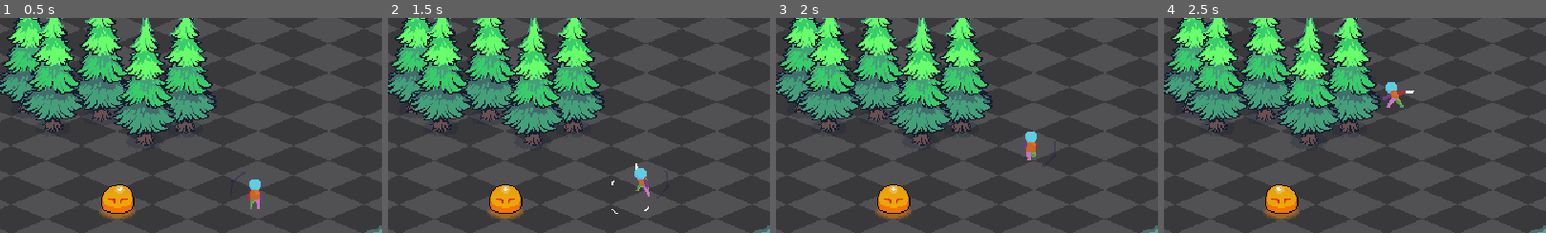
Above: before the commit, frames 1-4 (left to right).
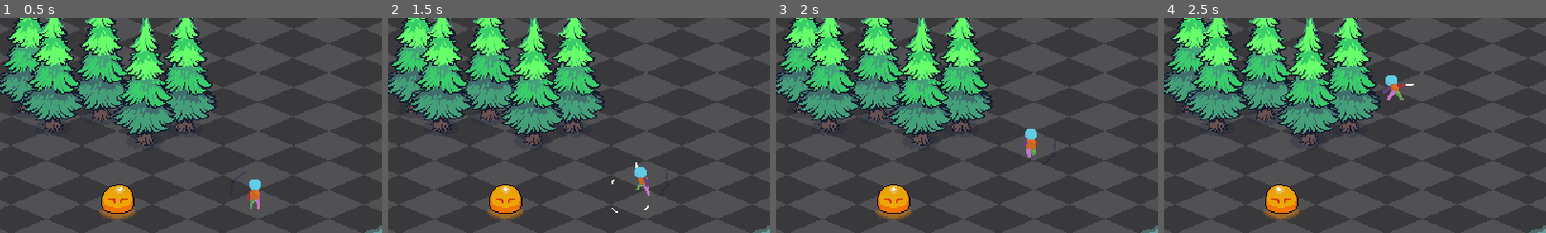
Above: after the commit, the same moments.

Repository: Hummerman1497/project-survival-craft
Game: Godot game, scene res://playground.tscn
Same seed, same stepped clock (60 frames per second), same inputs: the game is played once before the commit and once after it.
Inputs (mouse positions are % of the whole screen's width and height, from its top left):
- Up to frame 1 (0.5 s): no input
- Up to frame 2 (1.5 s): tap Enter at 0.5 s; move the mouse to (45, 70) at 0.52 s; press the mouse at (45, 70) at 0.53 s; hold W (up) from 0.53 s (still down); move the mouse to (80, 65) at 1.27 s; release the mouse at (80, 65) at 1.28 s; click (80, 65) at 1.35 s
- Up to frame 3 (2 s): keep holding W (up)
- Up to frame 4 (2.5 s): move the mouse to (20, 35) at 2.02 s; release W (up) at 2.03 s; hold A (left) from 2.03 s (still down); hold Space (dodge) from 2.03 s (still down); click (20, 35) at 2.3 s
The pictures show only the part of the screen within x 22-72%, y 14-64%; the shares and areas given below are measured in that part.

Frame 1 is identical in both runs. In frame 2, 0.1% of the frame differs, in the area x 58-69%, y 67-92%; in frame 3, 0.2%; in frame 4, 0.6%, in the area x 57-66%, y 26-42%.

Commit message:
added Audio
Swing sound rand,
hitBox returns sound,

Diff:
--- a/Enteties/HitBox/hit_box.gd
+++ b/Enteties/HitBox/hit_box.gd
@@ -2,6 +2,7 @@
 
 signal Damaged( damage: int )
 
+@export var hit_sounds: Array[AudioStream] = []
 
 func TakeDamage( damage: int ) -> void:
 	print("[HitBox ", get_parent().name, "] TakeDamage: ", damage )
--- a/Enteties/HurtBox/hurt_box.gd
+++ b/Enteties/HurtBox/hurt_box.gd
@@ -1,5 +1,6 @@
 class_name HurtBox extends Area2D
 
+signal hurtbox_hit(hitbox: HitBox)
 @export var damage : int = 1
 
 func _ready():
@@ -8,3 +9,4 @@
 func AreaEntered(area:Area2D) -> void:
 	if area is HitBox:
 		area.TakeDamage(damage)
+		hurtbox_hit.emit(area)
--- a/Player/Scripts/player.gd
+++ b/Player/Scripts/player.gd
@@ -32,7 +32,7 @@
 		elif input_dir.x == 0 and input_dir.y != 0:
 			# Neu: Bei reinem Nord/Süd-Lauf die Direction nach dem Normalisieren verkleinern
 			direction = input_dir.normalized()
-			direction.y *= 0.7
+			direction.y *= 0.75
 
 		else:
 			# Bei reinem Ost/West-Lauf ganz normal normalisieren
--- a/Player/Scripts/state_attack.gd
+++ b/Player/Scripts/state_attack.gd
@@ -1,8 +1,9 @@
 class_name State_Attack extends State
 
+@export var attack_walk_speed : float = 20.0
+@export var attack_sounds: Array[AudioStream] = []
+@export var hit_sound: Array[AudioStream] = []
 var attacking : bool = false
-
-@export var attack_walk_speed : float = 20.0
 
 @onready var idle: State = $"../Idle"
 @onready var walk: State = $"../Walk"
@@ -10,12 +11,17 @@
 @onready var anim_sprite: AnimatedSprite2D = $"../../AnimatedSprite2D"
 @onready var hurt_box: HurtBox = $"../../Interactions/HurtBox"
 @onready var attack: State = $"."
+@onready var audio_whosh: AudioStreamPlayer2D = $"../../Audio/Swing_Whosh"
+@onready var audio_hit: AudioStreamPlayer2D = $"../../Audio/Audio_Hit"
 
 
 
 ## What happens when the Player enters this State?
 func Enter() -> void:
+	if not hurt_box.hurtbox_hit.is_connected(_on_hurt_box_hit):
+		hurt_box.hurtbox_hit.connect(_on_hurt_box_hit)
 	anim_sprite.animation_finished.connect(EndAttack)
+
 	StartAttack()
 
 
@@ -26,13 +32,15 @@
 	hurt_box.monitoring = false
 	if anim_sprite.animation_finished.is_connected(EndAttack):
 		anim_sprite.animation_finished.disconnect(EndAttack)
-
+	if hurt_box.hurtbox_hit.is_connected(_on_hurt_box_hit):
+		hurt_box.hurtbox_hit.disconnect(_on_hurt_box_hit)
 
 ## Startet (oder wiederholt) den eigentlichen Angriff
 func StartAttack() -> void:
 	player.getSnappedDirectionToMouse()
 	player.GetAngleToMouse()
-
+	audio_whosh.stream = GetRanSound()
+	audio_whosh.play()
 	# Sicherheitsnetz: falls der Sprite direkt (statt nur via AnimationPlayer)
 	# beteiligt ist, hier ebenfalls hart auf Frame 0 zurücksetzen.
 	anim_sprite.stop()
@@ -79,3 +87,14 @@
 	# Maustaste immer noch gehalten? -> direkt nächsten Angriff starten (Loop)
 	if Input.is_action_pressed("attack"):
 		StartAttack()
+
+func GetRanSound() -> AudioStream:
+	if attack_sounds.is_empty():
+		return null
+	return attack_sounds.pick_random()
+
+
+func _on_hurt_box_hit(hitbox: HitBox) -> void:
+	if hitbox and not hitbox.hit_sounds.is_empty():
+		audio_hit.stream = hitbox.hit_sounds.pick_random()
+		audio_hit.play()
--- a/Player/player.tscn
+++ b/Player/player.tscn
@@ -11,8 +11,11 @@
 [ext_resource type="Script" uid="uid://ci5hrjrqmdej6" path="res://Player/Scripts/state_run.gd" id="8_od3ui"]
 [ext_resource type="Script" uid="uid://d0apl5dyeqcjm" path="res://Player/Scripts/state_attack.gd" id="10_x3vf3"]
 [ext_resource type="Script" uid="uid://boe1c0f44a641" path="res://Player/Scripts/state_dodge.gd" id="11_apopc"]
+[ext_resource type="AudioStream" uid="uid://t23qmpvmklm0" path="res://Assets/Audio/Sword/Whoosh or Swing 1.ogg" id="11_b1ygp"]
 [ext_resource type="PackedScene" uid="uid://bewmjsgaoista" path="res://Enteties/HurtBox/hurt_box.tscn" id="12_5htga"]
+[ext_resource type="AudioStream" uid="uid://bt0bwdf22tebt" path="res://Assets/Audio/Sword/Whoosh or Swing 2.ogg" id="12_o28un"]
 [ext_resource type="Script" uid="uid://1ei1lrffb61o" path="res://Player/Scripts/player_interactions_host.gd" id="12_p5o4e"]
+[ext_resource type="AudioStream" uid="uid://dpj6bfymka2ix" path="res://Assets/Audio/Sword/Whoosh or Swing 3.ogg" id="13_n471f"]
 [ext_resource type="Script" uid="uid://d1e2dfvpe6iyb" path="res://Player/ui_looking_at_mouse.gd" id="14_dkpta"]
 [ext_resource type="Texture2D" uid="uid://d2ar11suam2tu" path="res://Assets/Direction Arrow.png" id="15_dkpta"]
 
@@ -3378,6 +3381,7 @@
 
 [node name="Attack" type="Node" parent="StateMachine" unique_id=280353273]
 script = ExtResource("10_x3vf3")
+attack_sounds = Array[AudioStream]([ExtResource("11_b1ygp"), ExtResource("12_o28un"), ExtResource("13_n471f")])
 
 [node name="Dodge" type="Node" parent="StateMachine" unique_id=190191654]
 script = ExtResource("11_apopc")
@@ -3404,3 +3408,11 @@
 rotation = 3.1415927
 scale = Vector2(0.6, 0.6)
 texture = ExtResource("15_dkpta")
+
+[node name="Audio" type="Node2D" parent="." unique_id=392947477]
+
+[node name="Swing_Whosh" type="AudioStreamPlayer2D" parent="Audio" unique_id=303813675]
+max_polyphony = 4
+
+[node name="Audio_Hit" type="AudioStreamPlayer2D" parent="Audio" unique_id=712307544]
+max_polyphony = 4
--- a/Props/rock.tscn
+++ b/Props/rock.tscn
@@ -3,6 +3,10 @@
 [ext_resource type="Script" uid="uid://didb5ovostrcy" path="res://Props/rock.gd" id="1_7f1l5"]
 [ext_resource type="Texture2D" uid="uid://c2kryc8glm3go" path="res://Assets/Terrain/Rocks/Rock2.png" id="1_877du"]
 [ext_resource type="PackedScene" uid="uid://b3suwmlq15frx" path="res://Enteties/HitBox/hit_box.tscn" id="2_7f1l5"]
+[ext_resource type="AudioStream" uid="uid://b41a7cw0251xs" path="res://Assets/Audio/Pickaxe/Pickaxe strike 1.ogg" id="4_y1wc0"]
+[ext_resource type="AudioStream" uid="uid://ddugcxl2p3lvn" path="res://Assets/Audio/Pickaxe/Pickaxe strike 2.ogg" id="5_pilut"]
+[ext_resource type="AudioStream" uid="uid://boas6gbwjj5o1" path="res://Assets/Audio/Pickaxe/Pickaxe strike 3.ogg" id="6_suvgh"]
+[ext_resource type="AudioStream" uid="uid://m5rlr4ibjnl6" path="res://Assets/Audio/Pickaxe/Pickaxe strike 4.ogg" id="7_4hcpj"]
 
 [sub_resource type="RectangleShape2D" id="RectangleShape2D_877du"]
 size = Vector2(32, 20)
@@ -16,6 +20,7 @@
 
 [node name="HitBox" parent="." unique_id=1960128030 instance=ExtResource("2_7f1l5")]
 position = Vector2(0, -8)
+hit_sounds = Array[AudioStream]([ExtResource("4_y1wc0"), ExtResource("5_pilut"), ExtResource("6_suvgh"), ExtResource("7_4hcpj")])
 
 [node name="CollisionShape2D" type="CollisionShape2D" parent="HitBox" unique_id=600411732]
 position = Vector2(0, 4)
--- a/Props/tree1.tscn
+++ b/Props/tree1.tscn
@@ -3,8 +3,11 @@
 [ext_resource type="Texture2D" uid="uid://cs4gggx30lbl2" path="res://Assets/Tiny Swords (Free Pack)/Terrain/Resources/Wood/Trees/Tree2.png" id="1_fwqhp"]
 [ext_resource type="Script" uid="uid://b2u35nq22jhxd" path="res://Props/tree_1.gd" id="1_wfwj7"]
 [ext_resource type="PackedScene" uid="uid://b3suwmlq15frx" path="res://Enteties/HitBox/hit_box.tscn" id="1_witdd"]
+[ext_resource type="AudioStream" uid="uid://b24krgaiaaebg" path="res://Assets/Audio/Sword/Hit/Sword Slash Basic 1.ogg" id="4_hoew6"]
 [ext_resource type="PackedScene" uid="uid://cipfdk5sb4ssr" path="res://Enteties/ItemSpawner/item_spawner.tscn" id="4_w46cf"]
 [ext_resource type="PackedScene" uid="uid://nu8qd2p41bvr" path="res://Enteties/Items/Wood/wood_item.tscn" id="5_01trl"]
+[ext_resource type="AudioStream" uid="uid://c10oj51oqmn5d" path="res://Assets/Audio/Sword/Hit/Sword Slash Basic 2.ogg" id="5_cbqya"]
+[ext_resource type="AudioStream" uid="uid://b0qpurut0uhr0" path="res://Assets/Audio/Sword/Hit/Sword Slash Basic 3.ogg" id="6_5tmhq"]
 
 [sub_resource type="CircleShape2D" id="CircleShape2D_lfmf2"]
 radius = 16.25
@@ -12,7 +15,7 @@
 [sub_resource type="CircleShape2D" id="CircleShape2D_pisgm"]
 radius = 16.25
 
-[node name="Tree1" type="Node2D" unique_id=1953817160]
+[node name="Tree1" type="Node2D" unique_id=1953817160 groups=["tree"]]
 scale = Vector2(0.5, 0.5)
 script = ExtResource("1_wfwj7")
 health = 3
@@ -31,6 +34,7 @@
 shape = SubResource("CircleShape2D_lfmf2")
 
 [node name="HitBox" parent="." unique_id=1960128030 instance=ExtResource("1_witdd")]
+hit_sounds = Array[AudioStream]([ExtResource("4_hoew6"), ExtResource("5_cbqya"), ExtResource("6_5tmhq")])
 
 [node name="CollisionShape2D" type="CollisionShape2D" parent="HitBox" unique_id=1838824233]
 position = Vector2(-0.25, 0)
--- a/project.godot
+++ b/project.godot
@@ -36,6 +36,7 @@
 [global_group]
 
 player=""
+tree=""
 
 [input]
 
Not shown, added: Assets/Audio/Axe/Axe Chop 1.ogg.import
Not shown, added: Assets/Audio/Axe/Axe Chop 2.ogg.import
Not shown, added: Assets/Audio/Axe/Axe Chop 3.ogg.import
Not shown, added: Assets/Audio/Axe/Axe Chop 4.ogg.import
Not shown, added: Assets/Audio/Axe/Axe Chop 5.ogg.import
Not shown, added: Assets/Audio/Axe/Axe Chop 6.ogg.import
Not shown, added: Assets/Audio/Pickaxe/Pickaxe strike 1.ogg.import
Not shown, added: Assets/Audio/Pickaxe/Pickaxe strike 2.ogg.import
Not shown, added: Assets/Audio/Pickaxe/Pickaxe strike 3.ogg.import
Not shown, added: Assets/Audio/Pickaxe/Pickaxe strike 4.ogg.import
Not shown, added: Assets/Audio/Sword/Hit/Sword Slash Basic 1.ogg.import
Not shown, added: Assets/Audio/Sword/Hit/Sword Slash Basic 2.ogg.import
(and 22 more such lines)
